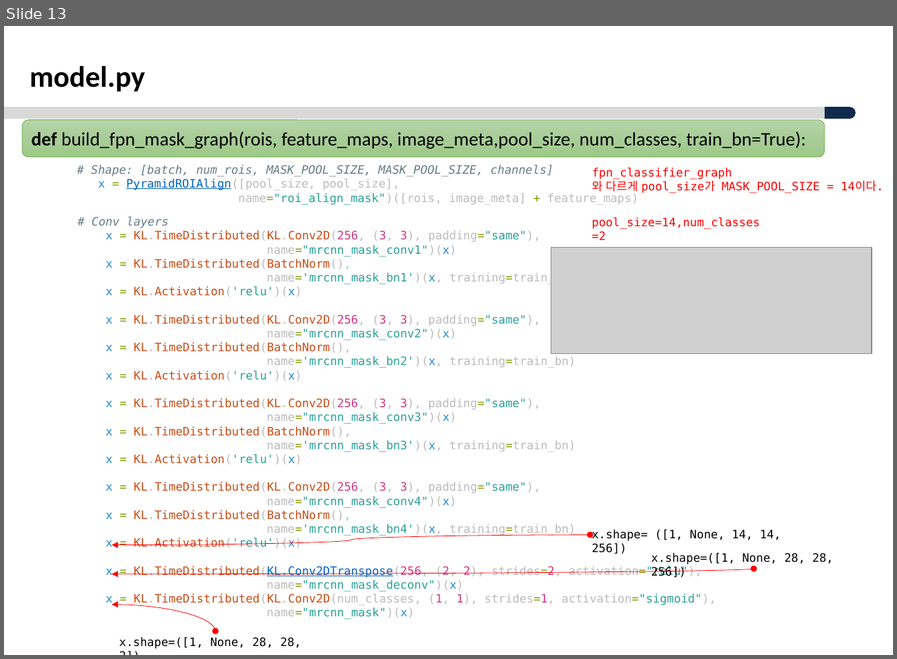
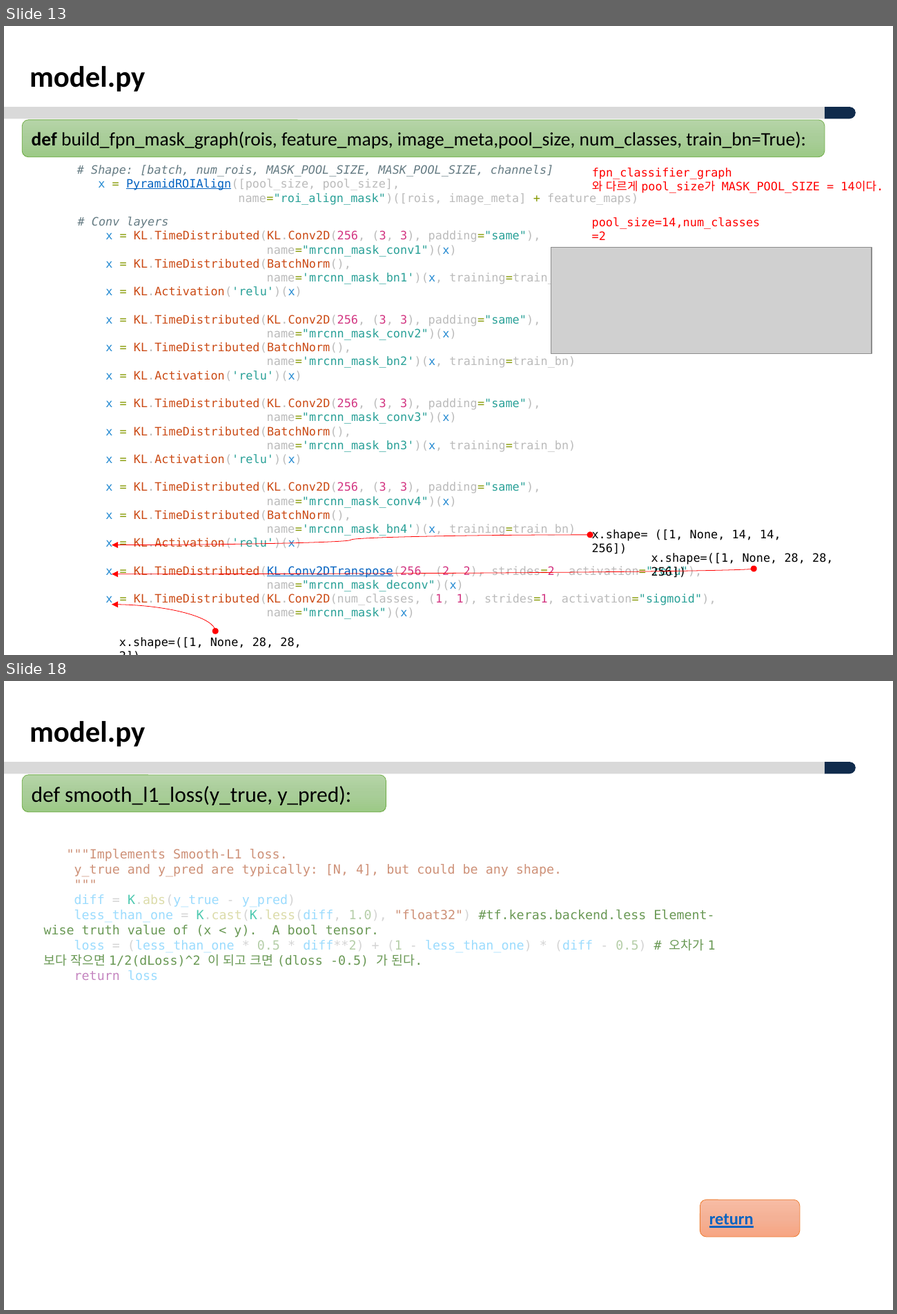
Before and after one commit to ksyoon70/Mask-RCNN-TF2, a slide deck: Masked-RCNN_분석_V1.0.pptx. Shown one above the other, each under a label of ours: slide 13 before the commit, slides 13 and 18 after it; the slides between them are not shown. The pictures are 897x659 and 897x1314 pixels, drawn with LibreOffice and Linux fonts; fonts in the diff are those of the drawing; grey boxes stand for pictures; background and template pictures are left out. Boxes give left, top, right and bottom in pixels: in the first picture for what was removed or moved away, otherwise in the second. Text is boxed around its words. In the diff, an @@ line names an element or a change of style, - is before the commit and + after.

Commit message:
수정 [M0301]
 - loss 함수 추가

```diff
--- a/Masked-RCNN_분석_V1.0.pptx
+++ b/Masked-RCNN_분석_V1.0.pptx
@@ slide 18 added at bbox=[4, 681, 893, 1310], background #FFFFFF; not listed: 2 template elements that a slide beside it also shows @@
@@ text added at bbox=[30, 721, 145, 747], 28 pt, text #000000, bold @@
+model.py
@@ rounded rectangle added at bbox=[22, 775, 386, 812], fill gradient #B5D5A7 to #AACE9A to #9CC987, outline #70AD47 0.5 pt, 20.5 pt, text #000000 @@
+def smooth_l1_loss(y_true, y_pred):
@@ text added at bbox=[44, 849, 714, 980], 12 pt, text #6A9955 @@
+"""Implements Smooth-L1 loss.
+y_true and y_pred are typically: [N, 4], but could be any shape.
+"""
+diff = K.abs(y_true - y_pred)
+less_than_one = K.cast(K.less(diff, 1.0), "float32") #tf.keras.backend.less Element-wise truth value of (x < y). A bool tensor.
+loss = (less_than_one * 0.5 * diff**2) + (1 - less_than_one) * (diff - 0.5) # 오차가 1보다 작으면 1/2(dLoss)^2 이 되고 크면 (dloss -0.5) 가 된다.
+return loss
@@ rounded rectangle added at bbox=[700, 1199, 799, 1236], fill gradient #F7BDA5 to #F5B196 to #F8A582, outline #ED7D31 0.5 pt, 16 pt, text #0563C1, bold, underline @@
+return
```
Also in this commit, not shown: 3 slides changed, 7 other slides added, 1 slide removed, 2 other files.
